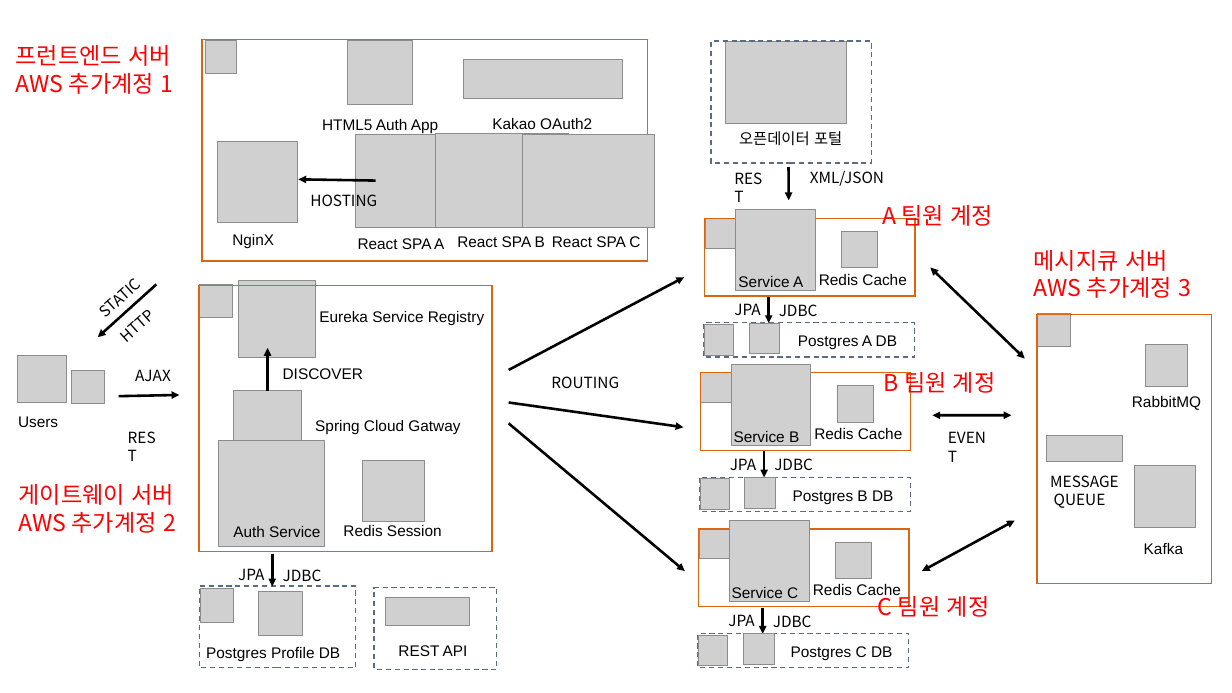
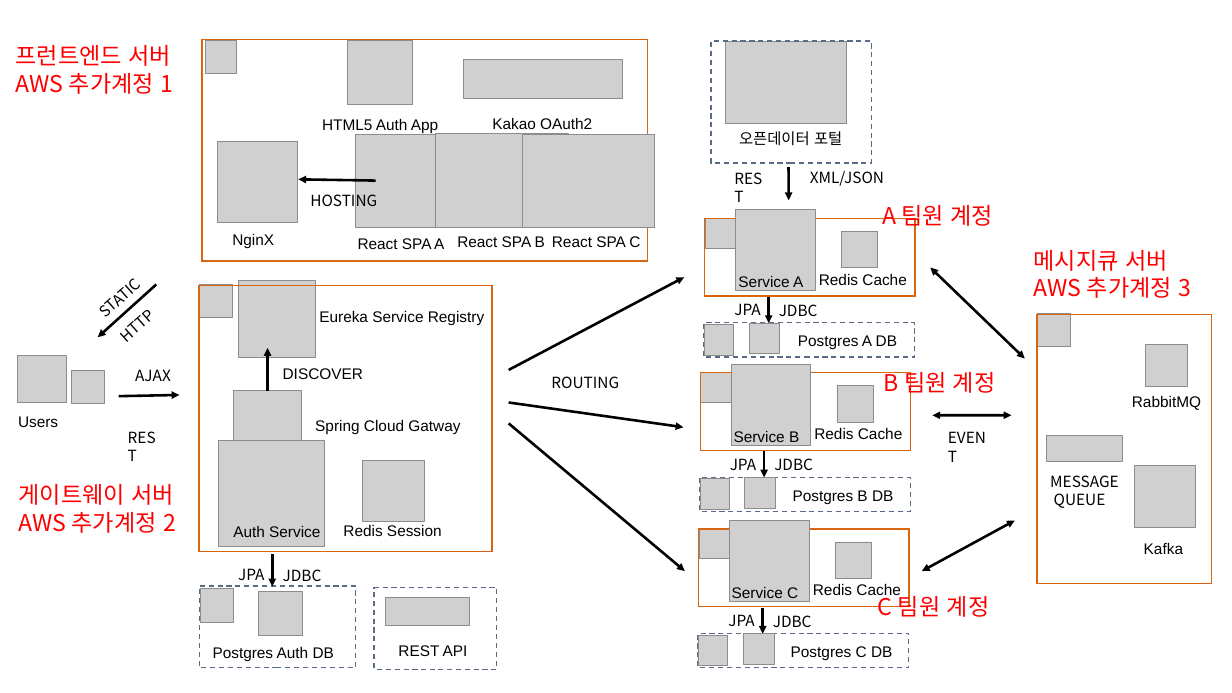
Before and after one commit to kdkcom1234/git2021, a slide deck: slide 2 of 8-msa/2. 팀 프로젝트 구성도.pptx. Drawn at 1232x693 pixels with LibreOffice and Linux fonts; fonts in the diff are those of the drawing; grey boxes stand for pictures; background and template pictures are left out. Boxes give left, top, right and bottom in pixels: in the first picture for what was removed or moved away, otherwise in the second. Text is boxed around its words. In the diff, an @@ line names an element or a change of style, - is before the commit and + after.

```diff
--- a/8-msa/2. 팀 프로젝트 구성도.pptx
+++ b/8-msa/2. 팀 프로젝트 구성도.pptx
@@ text at bbox=[213, 647, 334, 661]: text changed @@
-Postgres Profile DB
+Postgres Auth DB
```
Also in this commit, not shown: 1 other slide changed, 1 other file.
